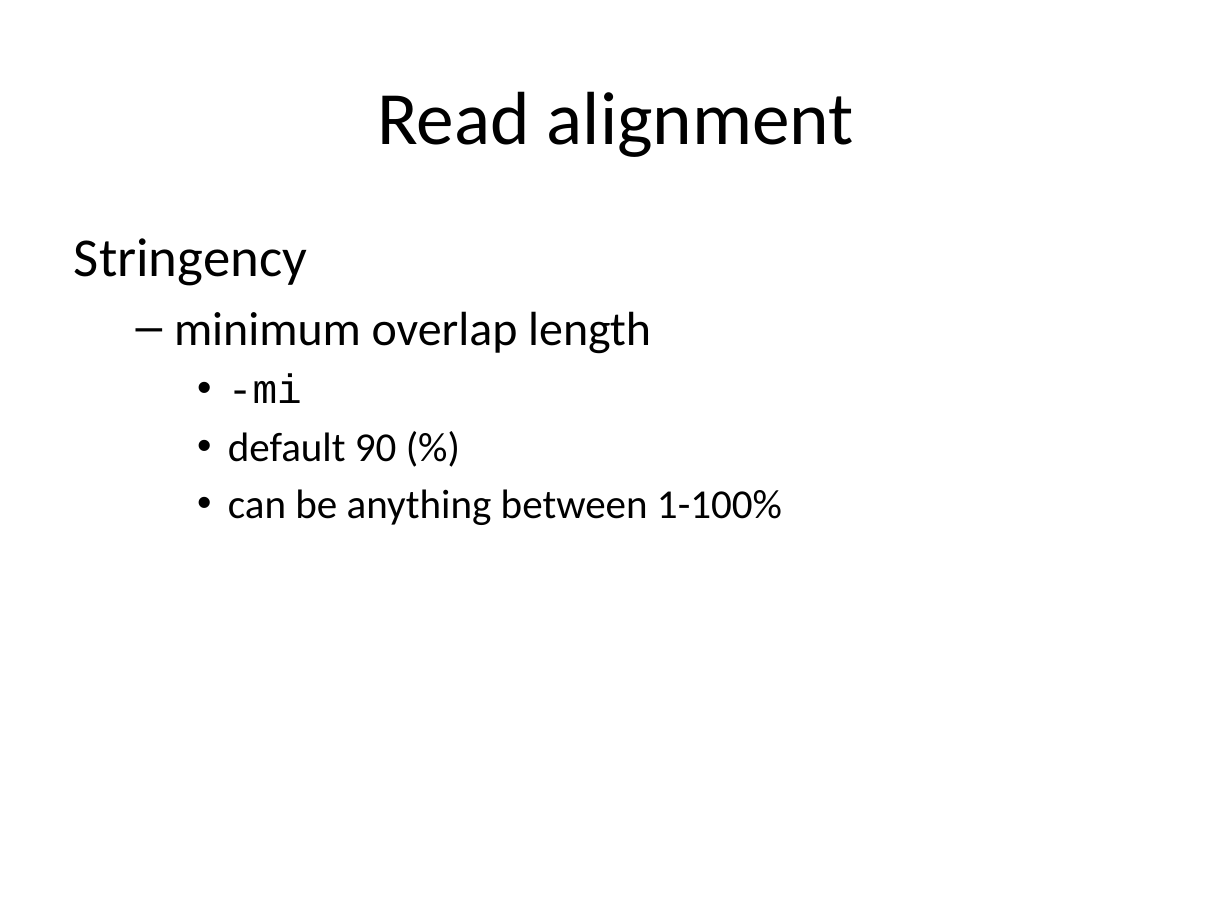
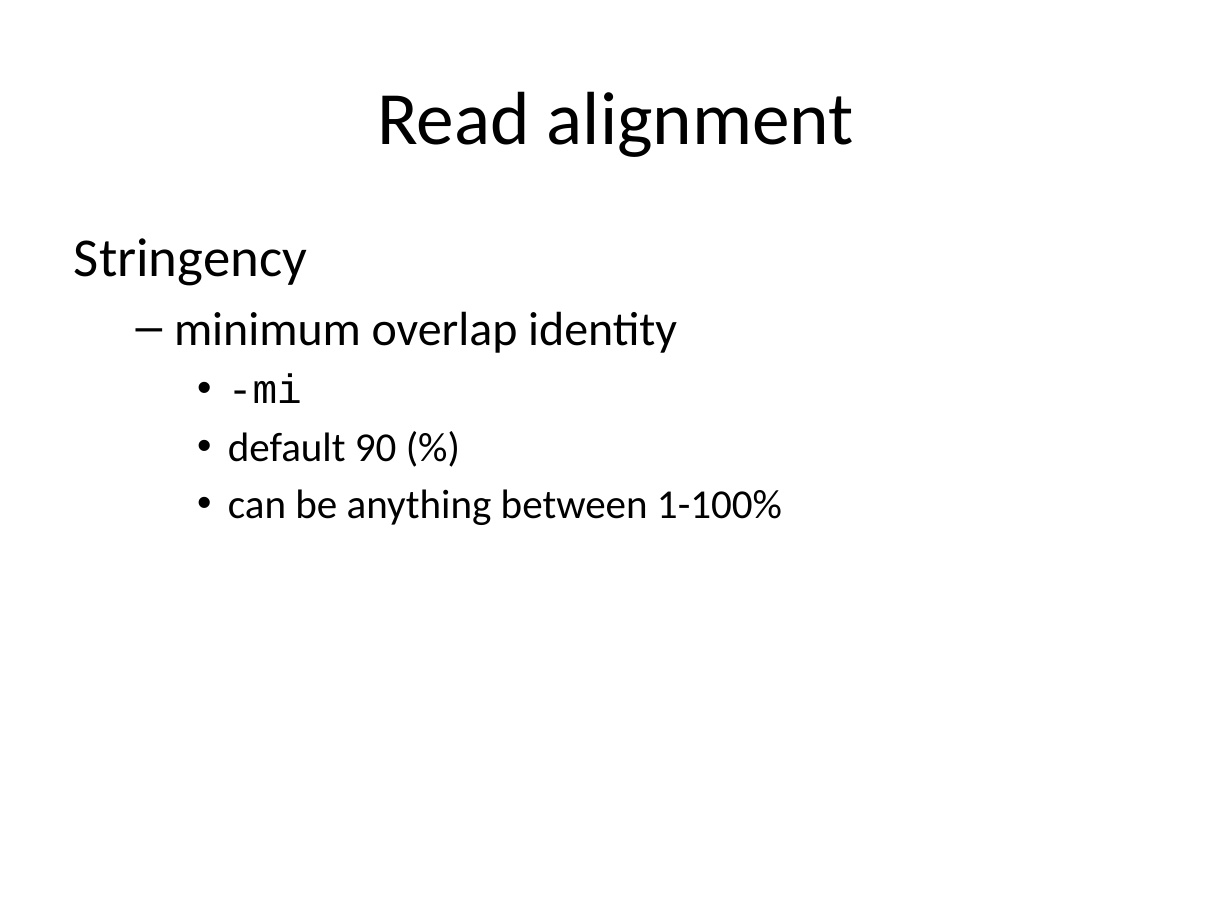
Before and after one commit to lexnederbragt/denovo-assembly-tutorial, a slide deck: slide 8 of presentations/Practical_2_de_novo_assembly_of_454_reads_with_Newbler.pptx. Drawn at 1232x924 pixels with LibreOffice and Linux fonts; fonts in the diff are those of the drawing. Boxes give left, top, right and bottom in pixels: in the first picture for what was removed or moved away, otherwise in the second. Text is boxed around its words. In the diff, an @@ line names an element or a change of style, - is before the commit and + after.

```diff
--- a/presentations/Practical_2_de_novo_assembly_of_454_reads_with_Newbler.pptx
+++ b/presentations/Practical_2_de_novo_assembly_of_454_reads_with_Newbler.pptx
@@ text at (174,311,677,353): text changed @@
-  – minimum overlap length
+  – minimum overlap identity
```
Also in this commit, not shown: 2 other slides changed, 5 other files.
